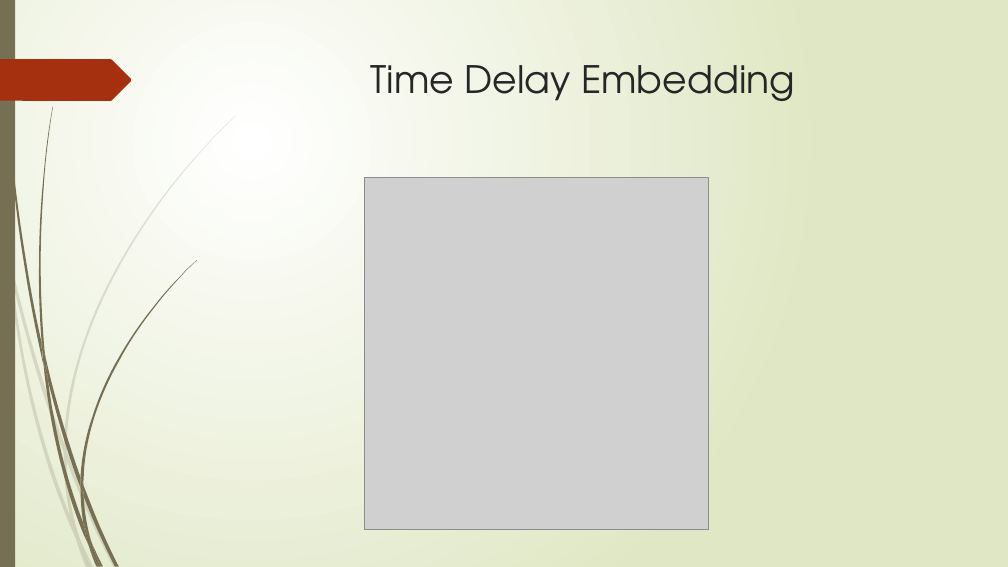
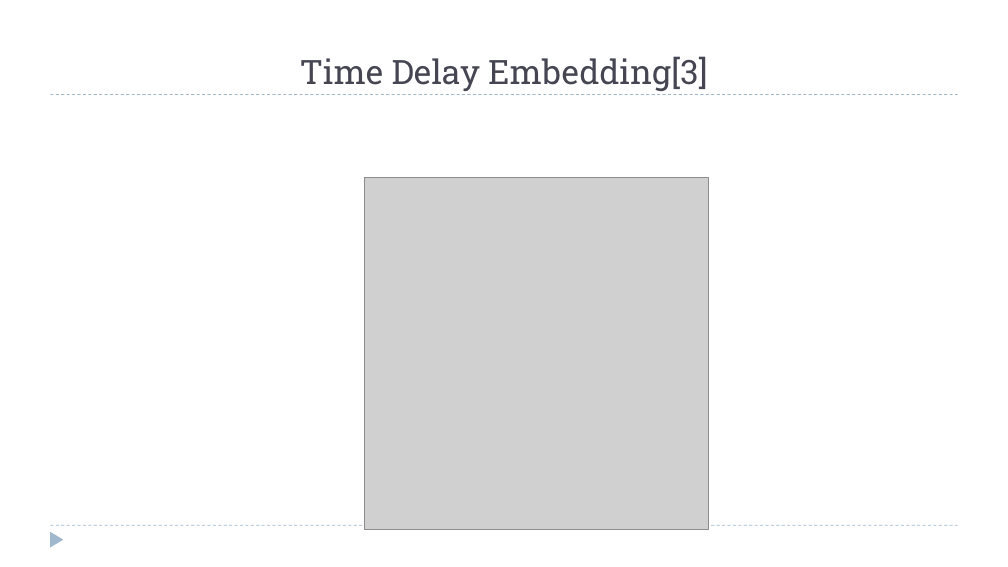
Before and after one commit to zixiaojindao/time-series-survey, a slide deck: slide 20 of slide/tsdm.pptx. Drawn at 1008x567 pixels with LibreOffice and Linux fonts; fonts in the diff are those of the drawing; grey boxes stand for pictures. Boxes give left, top, right and bottom in pixels: in the first picture for what was removed or moved away, otherwise in the second. Text is boxed around its words. In the diff, an @@ line names an element or a change of style, - is before the commit and + after.

```diff
--- a/slide/tsdm.pptx
+++ b/slide/tsdm.pptx
@@ background gradient #FFFFFF to #DFE8C4 to #FFFFFF @@
@@ rectangle removed at bbox=[0, 0, 15, 567] @@
@@ title "Time Delay Embedding[3]" at bbox=[300, 56, 707, 91]: vertical alignment top to bottom @@
@@ freeform shape removed at bbox=[0, 59, 132, 101] @@
@@ title at bbox=[300, 56, 707, 91]: text changed; size 36 to 32 pt; font TeX Gyre Adventor to Roboto Slab; text colour #262626 to #464653 @@
-Time Delay Embedding
+Time Delay Embedding[3]
@@ line added from (51, 95) to (958, 95), #9FB8CD 0.75 pt dashed @@
@@ triangle added at bbox=[50, 532, 64, 548], fill #9FB8CD @@
@@ line added from (51, 526) to (958, 526), #9FB8CD 0.75 pt dashed @@
@@ group removed at bbox=[0, 116, 236, 567]: 10 freeform shapes @@
@@ group removed at bbox=[2, 0, 197, 567]: 12 freeform shapes @@
```
Also in this commit, not shown: 42 other slides changed, 7 slides added, 13 slides removed, 4 other files.
